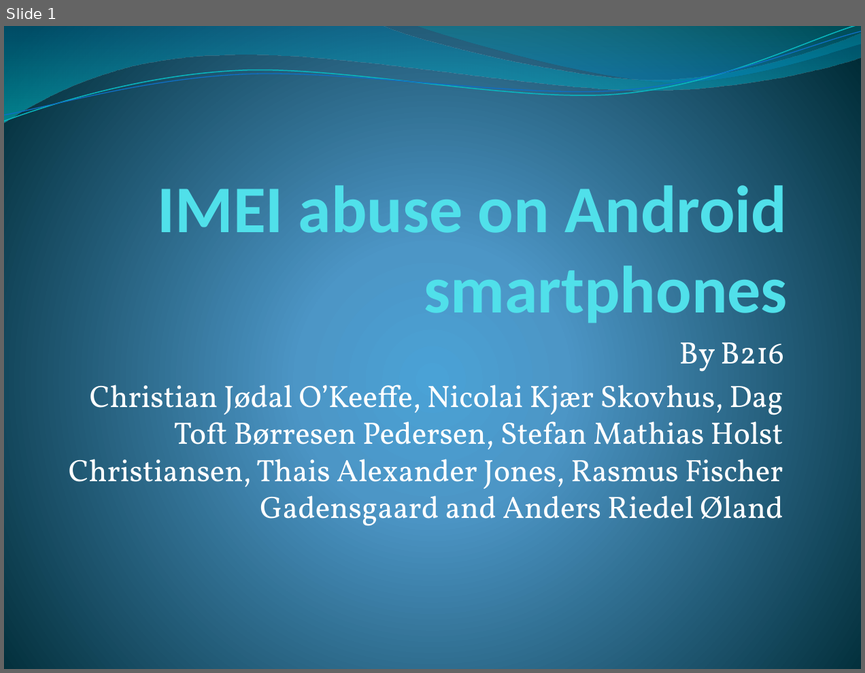
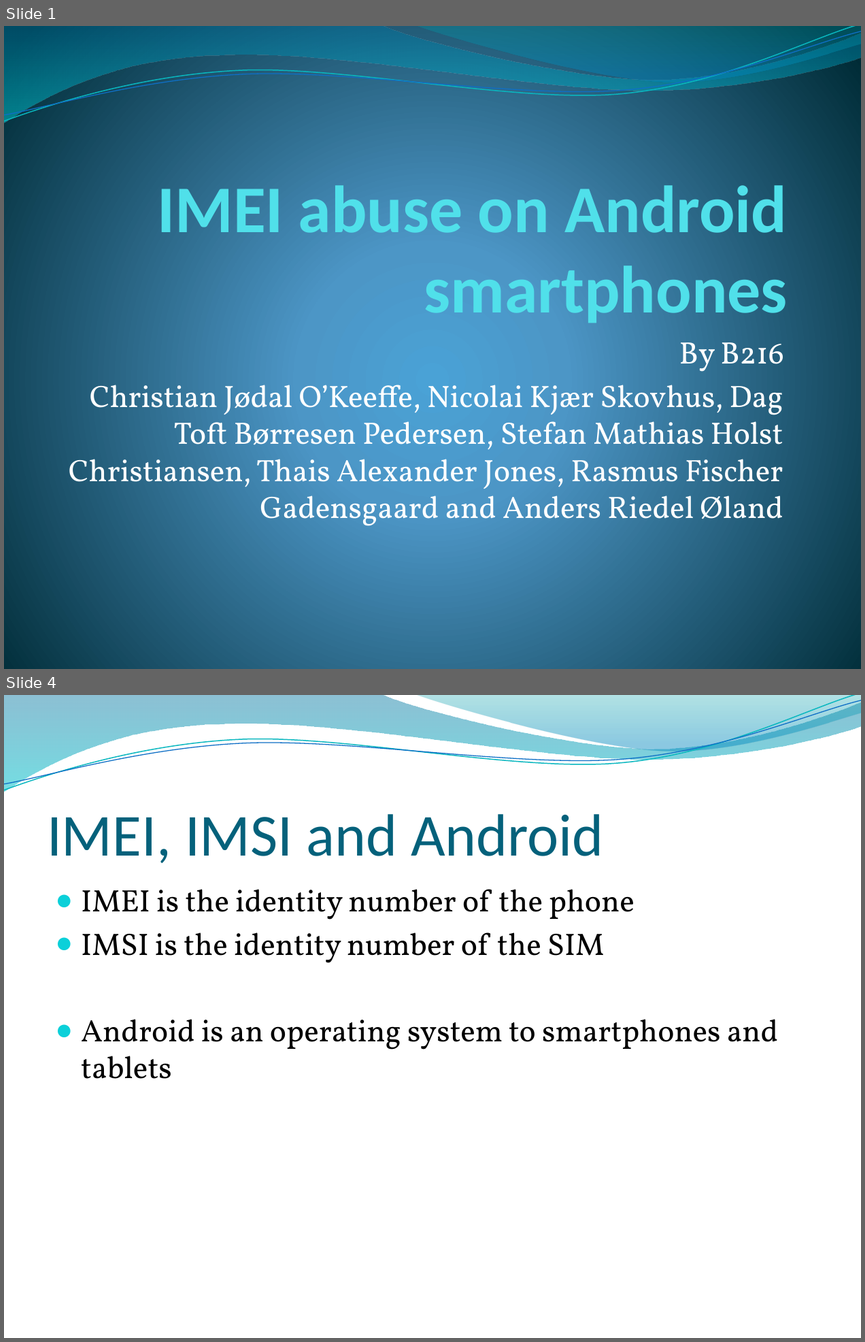
Before and after one commit to christianokeeffe/p0-uni, a slide deck: p0-uni/IMEI abuse on Android smartphones.pptx. Shown one above the other, each under a label of ours: slide 1 before the commit, slides 1 and 4 after it; the slides between them are not shown. The pictures are 865x673 and 865x1342 pixels, drawn with LibreOffice and Linux fonts; fonts in the diff are those of the drawing; background and template pictures are left out. Boxes give left, top, right and bottom in pixels: in the first picture for what was removed or moved away, otherwise in the second. Text is boxed around its words. In the diff, an @@ line names an element or a change of style, - is before the commit and + after.

```diff
--- a/p0-uni/IMEI abuse on Android smartphones.pptx
+++ b/p0-uni/IMEI abuse on Android smartphones.pptx
@@ slide 4 added at (4, 695, 861, 1338), background picture (left out); not listed: 4 template elements that a slide beside it also shows @@
@@ title added at (47, 814, 604, 863), 50 pt, text #04617B @@
+IMEI, IMSI and Android
@@ text added at (81, 889, 779, 1079), 26 pt, text #000000 @@
+● IMEI is the identity number of the phone
+● IMSI is the identity number of the SIM
+● Android is an operating system to smartphones and tablets
```
Also in this commit, not shown: 1 slide changed, 9 other slides added, 1 other file.
